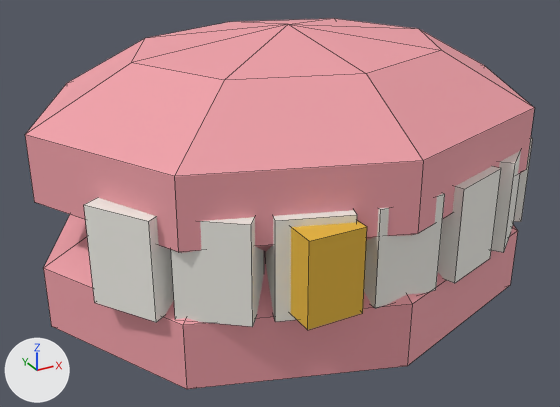
The Blender file art/blend/dentures.blend: old version first, new version second.
Camera for both pictures: a 50 mm lens placed at (-0.23, -0.408, 0.199), pointed at (-0.007, -0.002, -0.004). Every picture has the same lights, and +X, +Y and +Z are marked at lower left. The older version comes first. Mesh edges are drawn as thin lines.

Names of what the first picture shows: 'dentures'.
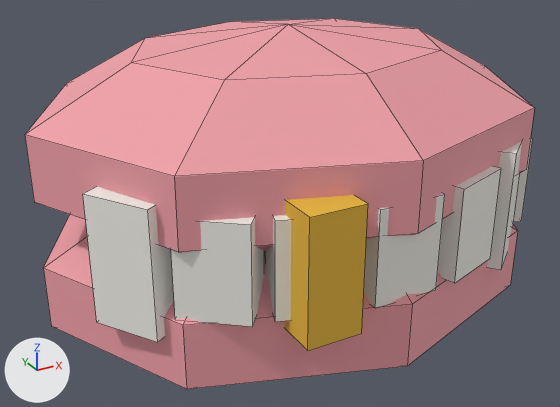
What differs and where, as boxes (x1, y1, x2, y2) in the pictures (560 x 407 px; the box of a moved part takes in the faces that stretch with it):
```json
{"part": 1, "of": "me_dentures", "change": "moved or reshaped", "before": [491, 151, 521, 253], "after": [487, 141, 522, 271]}
{"part": 2, "of": "me_dentures", "change": "moved or reshaped", "before": [84, 198, 174, 322], "after": [83, 187, 174, 342]}
{"part": 3, "of": "me_dentures", "change": "moved or reshaped", "before": [291, 221, 367, 330], "after": [285, 195, 368, 351]}
```

Edits to the scene script, one JSON object a line:
```json
{"block": "me_dentures", "where": "me_dentures.from_pydata(...)  # 132 vertices, 128 faces; spans x -0.16..0.16, y -0.134..0.133, z -0.095..0.111"}
{"block": "me_dentures", "where": "# used by ob_dentures; location = (0.0, 0.0, 0.0)"}
{"block": "me_dentures", "change": "me_dentures part 1: the loose piece of 8 vertices spanning x 0.063..0.115, y -0.113..-0.063, z -0.012..0.044 is scaled about its middle by (1, 1, 1.32), then moved by (0.0, 0.0, -0.003)"}
{"block": "me_dentures", "change": "me_dentures part 2: the loose piece of 8 vertices spanning x -0.145..-0.097, y -0.086..-0.035, z -0.012..0.044 is scaled about its middle by (1, 1, 1.32), then moved by (0.0, 0.0, -0.003)"}
{"block": "me_dentures", "change": "me_dentures part 3: the loose piece of 8 vertices spanning x -0.064..-0.032, y -0.134..-0.106, z -0.008..0.04 is scaled about its middle by (1, 1, 1.5)"}
```
